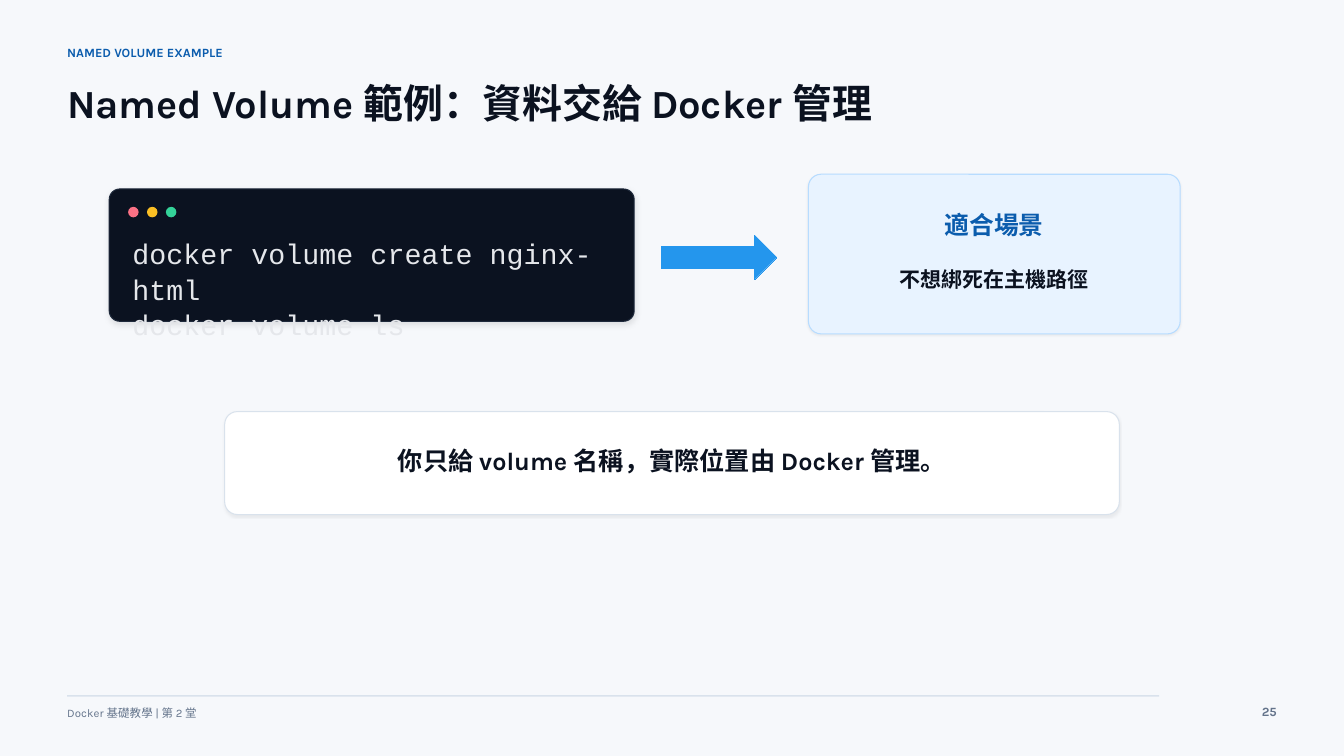
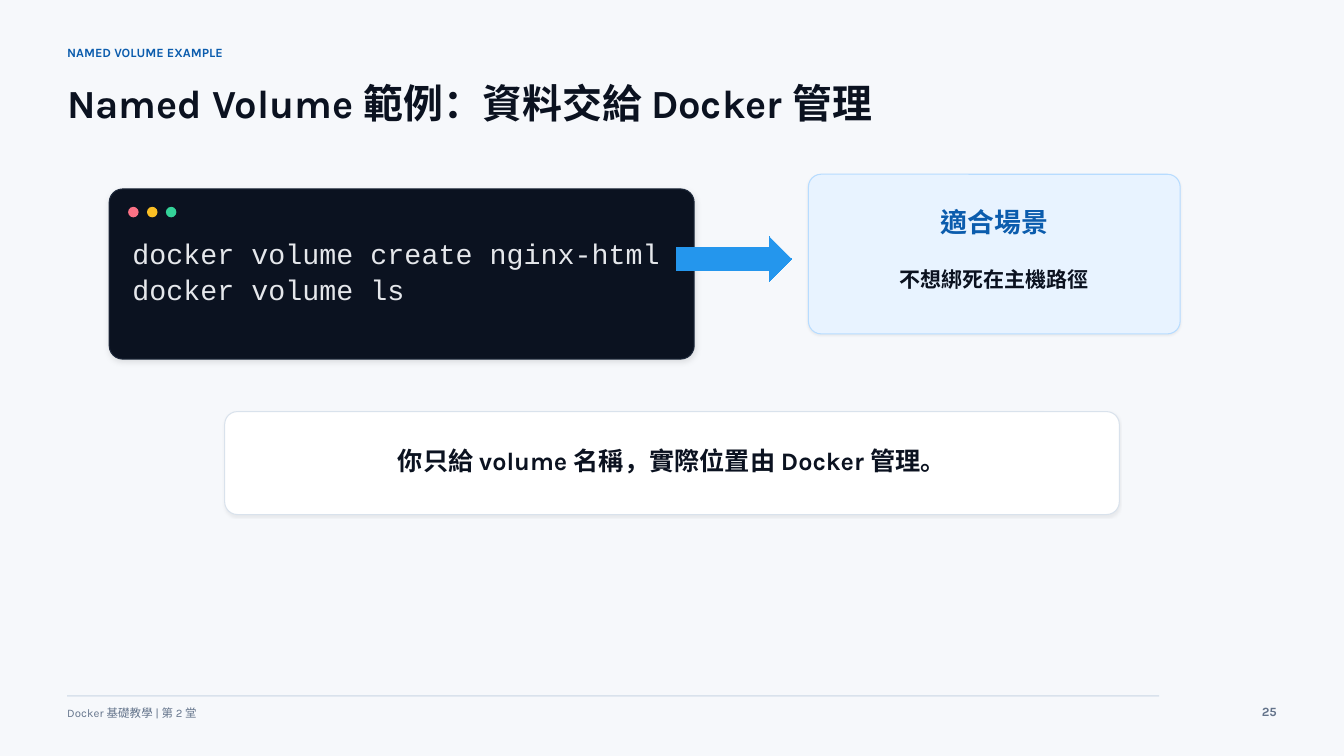
Before and after one commit to lalalalaluk/docker-practice, a slide deck: slide 17 of slides/docker-session2-flask-volume.pptx (slide 29 before the commit). Drawn at 1344x756 pixels with LibreOffice and Linux fonts; fonts in the diff are those of the drawing. Boxes give left, top, right and bottom in pixels: in the first picture for what was removed or moved away, otherwise in the second. Text is boxed around its words. In the diff, an @@ line names an element or a change of style, - is before the commit and + after.

Commit message:
Update Docker session slides

```diff
--- a/slides/docker-session2-flask-volume.pptx
+++ b/slides/docker-session2-flask-volume.pptx
@@ rounded rectangle: place and size @@
-rounded rectangle at box(109, 190, 634, 322)
+rounded rectangle at box(109, 189, 694, 359)
@@ text "適合場景" at box(941, 209, 1048, 235): size 17.7 to 19.2 pt; line spacing 1.06 to 0.96 @@
@@ text "docker volume create nginx-html" rewrapped from box(132, 244, 592, 322) to box(132, 244, 660, 301) @@
@@ right arrow: place and size @@
-right arrow at box(661, 235, 777, 279)
+right arrow at box(677, 237, 792, 281)
```
Also in this commit, not shown: 15 other slides changed, 14 slides removed, 2 other files.
